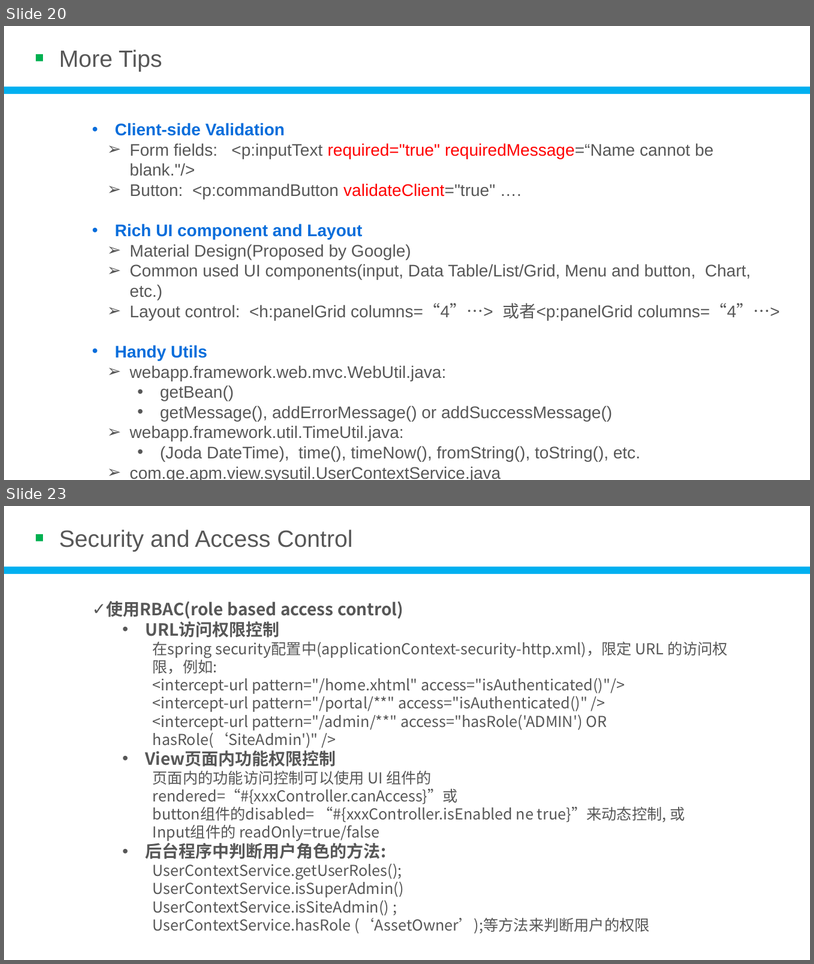
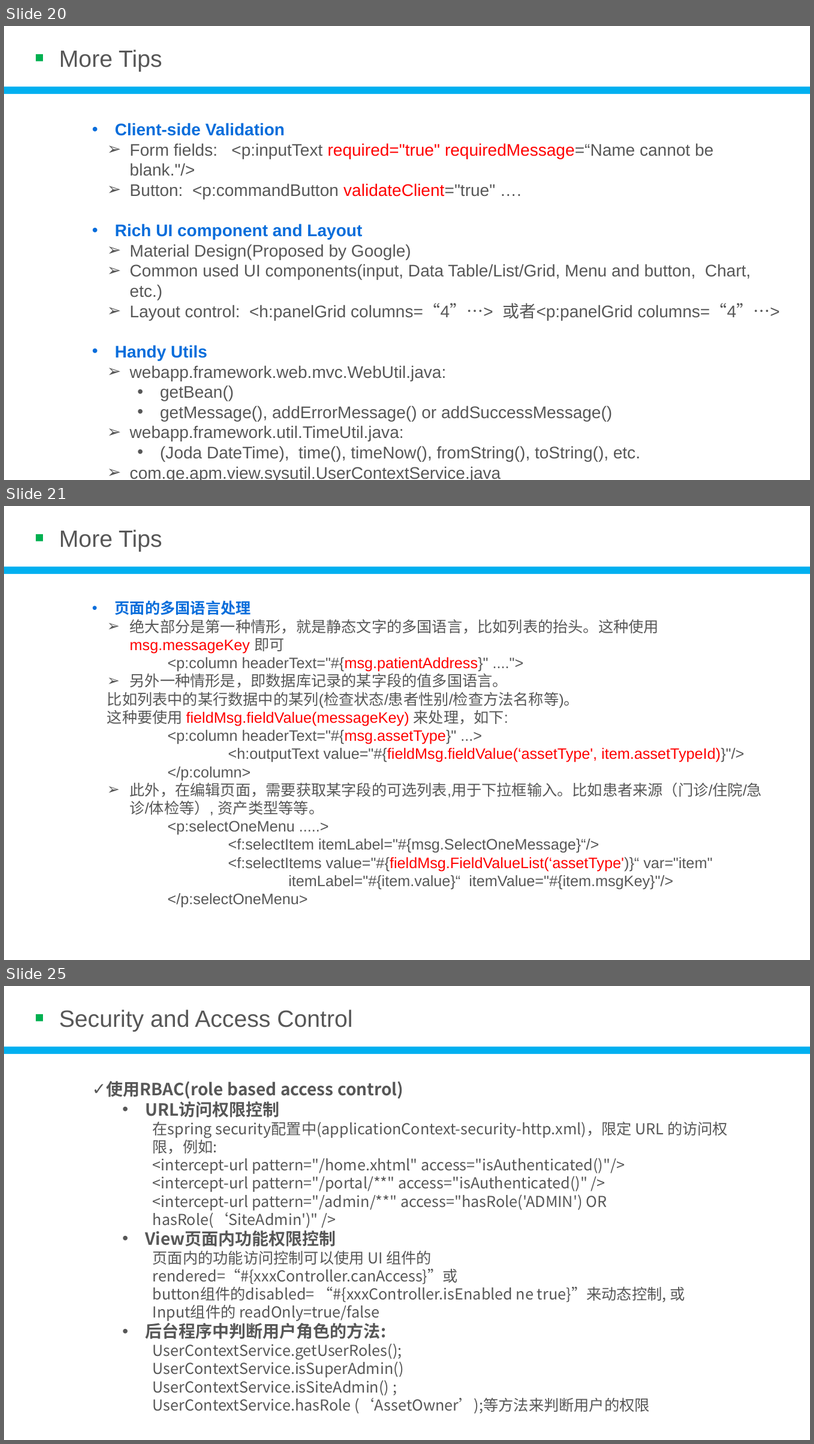
Before and after one commit to devhotmail/APMHome, a slide deck: Document/WebAppFrameworkDev.pptx. Shown one above the other, each under a label of ours: slides 20 and 23 before the commit, slides 20, 21 and 25 after it; the slides between them are not shown. The pictures are 814x964 and 814x1444 pixels, drawn with LibreOffice and Linux fonts; fonts in the diff are those of the drawing; background and template pictures are left out. Boxes give left, top, right and bottom in pixels: in the first picture for what was removed or moved away, otherwise in the second. Text is boxed around its words. In the diff, an @@ line names an element or a change of style, - is before the commit and + after.

```diff
--- a/Document/WebAppFrameworkDev.pptx
+++ b/Document/WebAppFrameworkDev.pptx
@@ slide 21 added at (4, 506, 810, 960), background #C7EDCC @@
@@ rectangle added at (36, 534, 44, 541), fill #00B050 @@
@@ text added at (59, 529, 162, 552), 28 pt, text #575757 @@
+More Tips
@@ rectangle added at (4, 567, 810, 574), fill #00B0F0 @@
@@ text added at (107, 600, 762, 907), 18 pt, text #575757 @@
+• 页面的多国语言处理
+    ➢ 绝大部分是第一种情形，就是静态文字的多国语言，比如列表的抬头。这种使用 msg.messageKey 即可
+    <p:column headerText="#{msg.patientAddress}" ....">
+    ➢ 另外一种情形是，即数据库记录的某字段的值多国语言。
+    比如列表中的某行数据中的某列(检查状态/患者性别/检查方法名称等)。
+    这种要使用 fieldMsg.fieldValue(messageKey) 来处理，如下:
+    <p:column headerText="#{msg.assetType}" ...>
+    <h:outputText value="#{fieldMsg.fieldValue(‘assetType', item.assetTypeId)}"/>
+    </p:column>
+    ➢ 此外，在编辑页面，需要获取某字段的可选列表,用于下拉框输入。比如患者来源（门诊/住院/急诊/体检等）, 资产类型等等。
+        <p:selectOneMenu .....>
+        <f:selectItem itemLabel="#{msg.SelectOneMessage}“/>
+        <f:selectItems value="#{fieldMsg.FieldValueList(‘assetType')}“ var="item"
+        itemLabel="#{item.value}“ itemValue="#{item.msgKey}"/>
+        </p:selectOneMenu>
@@ what was slide 23 is now slide 25 @@
```
Also in this commit, not shown: 4 slides changed, 2 other slides added.
